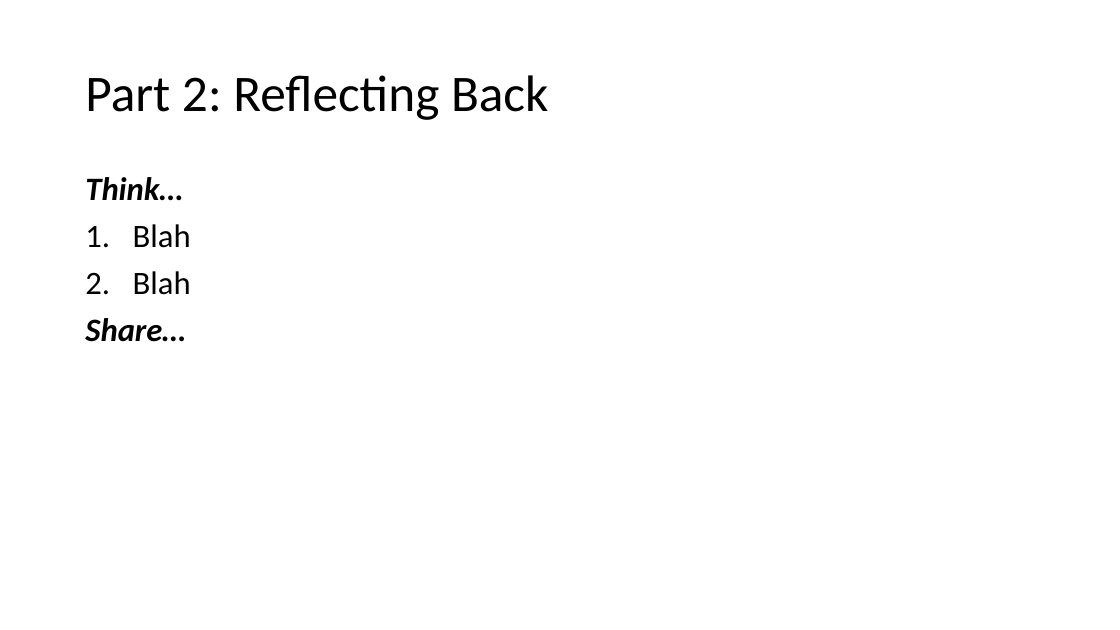
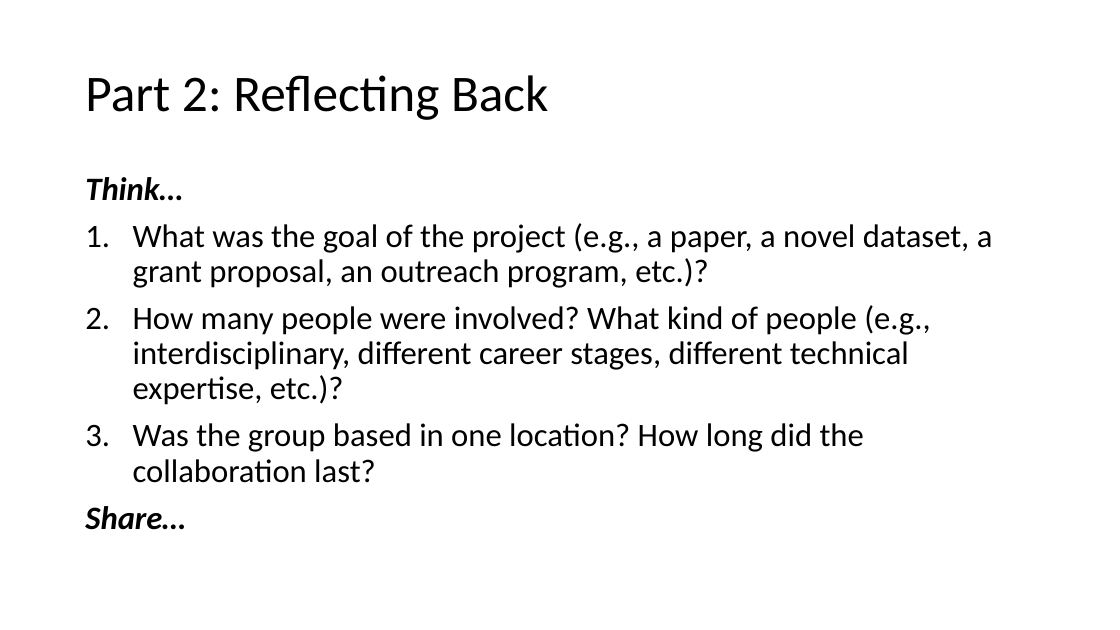
Before and after one commit to ReproducibleQM/n_commandments, a slide deck: slide 30 of pres_deck.pptx. Drawn at 1120x630 pixels with LibreOffice and Linux fonts; fonts in the diff are those of the drawing. Boxes give left, top, right and bottom in pixels: in the first picture for what was removed or moved away, otherwise in the second. Text is boxed around its words. In the diff, an @@ line names an element or a change of style, - is before the commit and + after.

```diff
--- a/pres_deck.pptx
+++ b/pres_deck.pptx
@@ text at box(133, 223, 993, 483): text changed @@
-1. Blah
-2. Blah
+1. What was the goal of the project (e.g., a paper, a novel dataset, a grant proposal, an outreach program, etc.)?
+2. How many people were involved? What kind of people (e.g., interdisciplinary, different career stages, different technical expertise, etc.)?
+3. Was the group based in one location? How long did the collaboration last?
```
Also in this commit, not shown: 1 other slide changed, 3 slides added, 1 slide removed.
